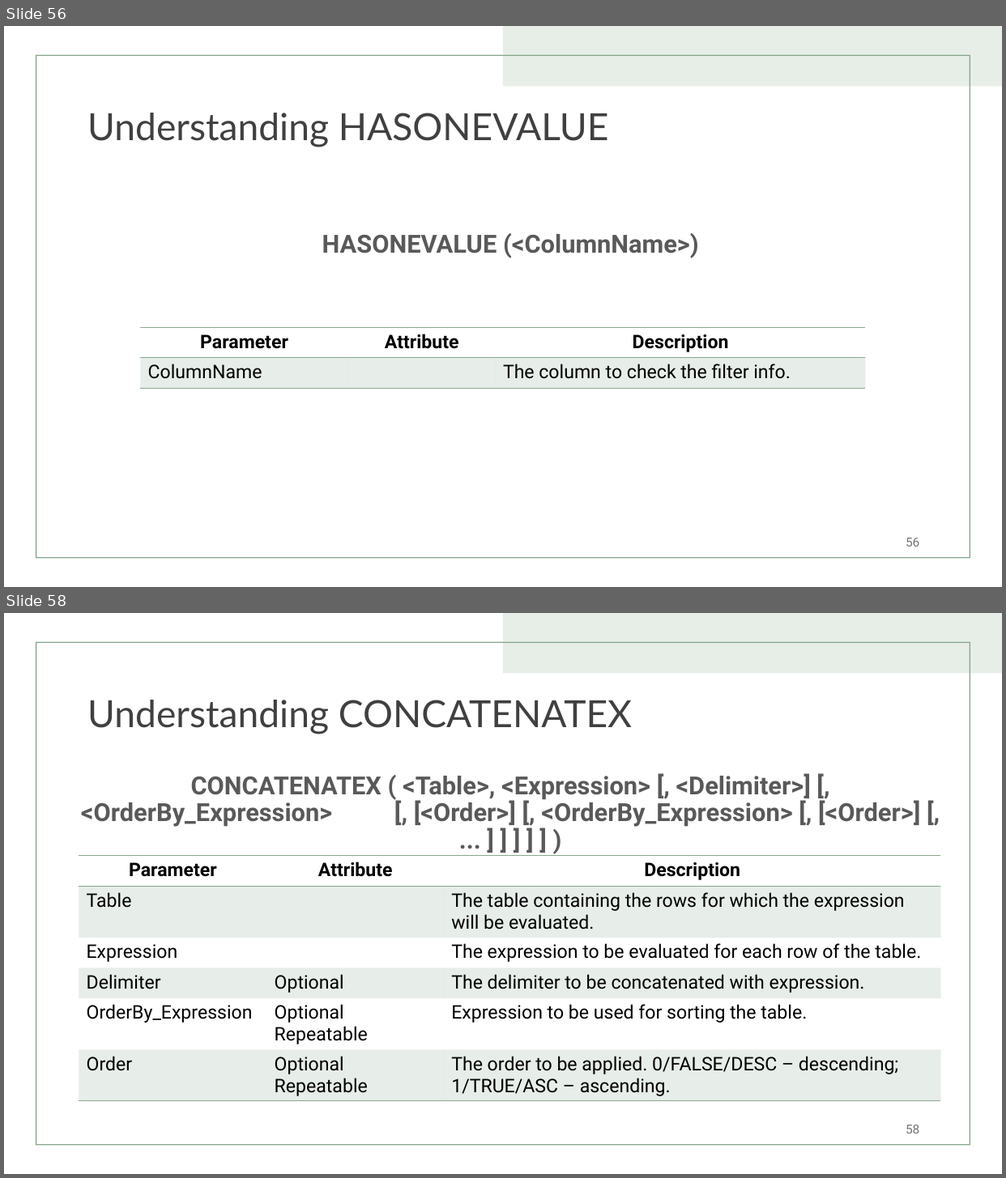
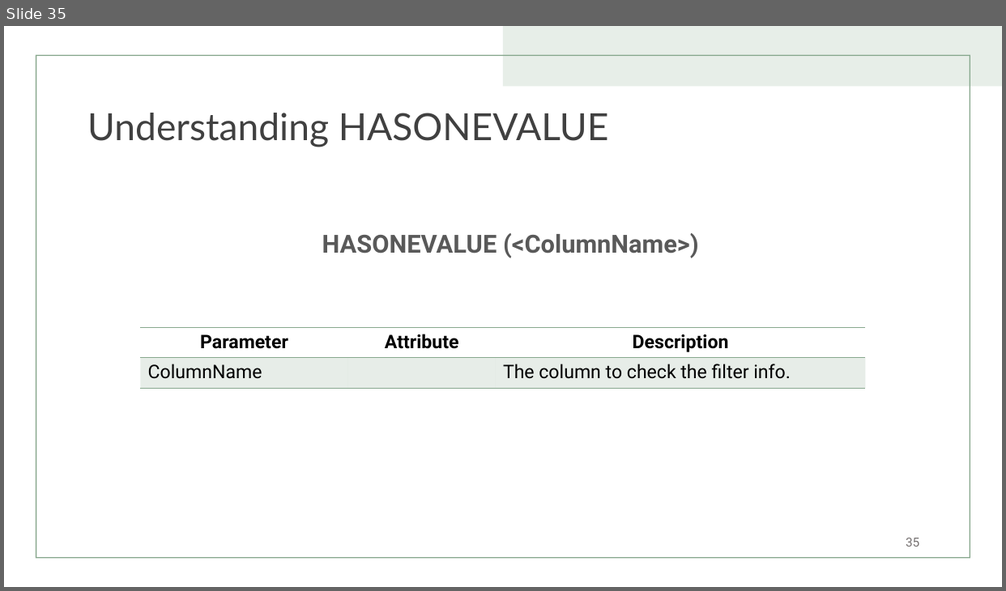
Before and after one commit to TizCloud/DAX-in-A-Day, a slide deck: Data Analysis Expression (DAX) for Power BI - Update.pptx. Shown one above the other, each under a label of ours: slides 56 and 58 before the commit, slide 35 after it; the slides between them are not shown. The pictures are 1006x1178 and 1006x591 pixels, drawn with LibreOffice and Linux fonts; fonts in the diff are those of the drawing. Boxes give left, top, right and bottom in pixels: in the first picture for what was removed or moved away, otherwise in the second. Text is boxed around its words. In the diff, an @@ line names an element or a change of style, - is before the commit and + after.

```diff
--- a/Data Analysis Expression (DAX) for Power BI - Update.pptx
+++ b/Data Analysis Expression (DAX) for Power BI - Update.pptx
@@ slide 58 removed at bbox=[4, 613, 1002, 1174], background #FFFFFF; not listed: 2 template elements that a slide beside it also shows @@
@@ title removed at bbox=[87, 700, 632, 735] @@
-Understanding CONCATENATEX
@@ text removed at bbox=[81, 773, 920, 828] @@
-CONCATENATEX ( <Table>, <Expression> [, <Delimiter>] [, <OrderBy_Expression> [, [<Order>] [, <OrderBy_Expression> [, [<Order>] [, ... ] ] ] ] ] )
@@ table removed at bbox=[79, 856, 941, 1105], 6 rows, 3 columns @@
-Parameter | Attribute | Description
-Table |  | The table containing the rows for which the expression will be evaluated.
-Expression |  | The expression to be evaluated for each row of the table.
-Delimiter | Optional | The delimiter to be concatenated with expression.
-OrderBy_Expression | Optional / Repeatable | Expression to be used for sorting the table.
-Order | Optional / Repeatable | The order to be applied. 0/FALSE/DESC – descending; 1/TRUE/ASC – ascending.
@@ page number removed at bbox=[906, 1125, 919, 1134] @@
-58
@@ what was slide 56 is now slide 35 @@
@@ page number at bbox=[906, 538, 919, 547]: text changed @@
-56
+35
```
Also in this commit, not shown: 6 slides changed, 5 slides added, 28 other slides removed.
